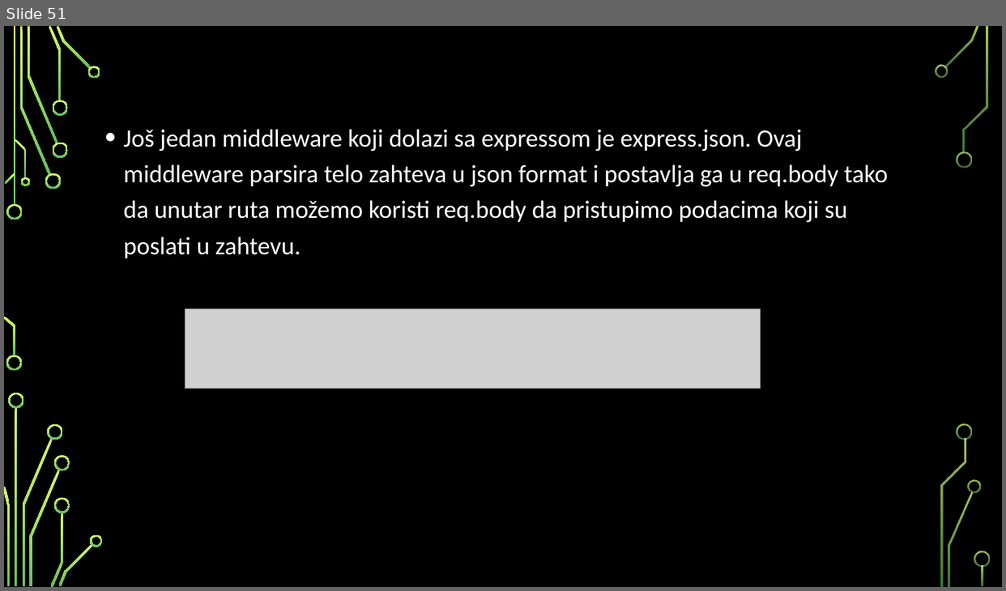
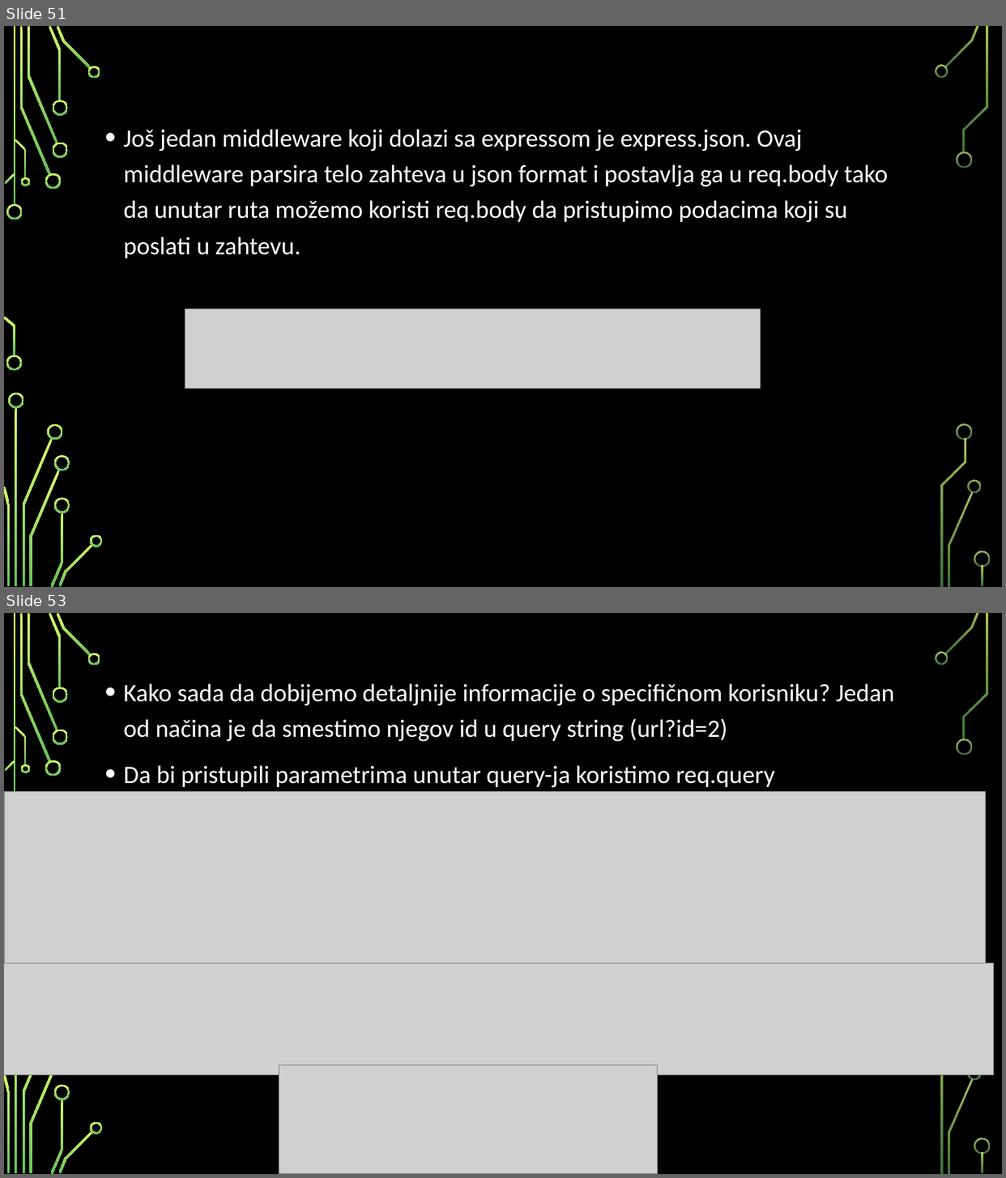
Before and after one commit to MihajloMilojevic/Sekcija, a slide deck: Nodejs/Node.js - prezentacija.pptx. Shown one above the other, each under a label of ours: slide 51 before the commit, slides 51 and 53 after it; the slides between them are not shown. The pictures are 1006x591 and 1006x1178 pixels, drawn with LibreOffice and Linux fonts; fonts in the diff are those of the drawing; grey boxes stand for pictures; background and template pictures are left out. Boxes give left, top, right and bottom in pixels: in the first picture for what was removed or moved away, otherwise in the second. Text is boxed around its words. In the diff, an @@ line names an element or a change of style, - is before the commit and + after.

```diff
--- a/Nodejs/Node.js - prezentacija.pptx
+++ b/Nodejs/Node.js - prezentacija.pptx
@@ slide 53 added at (4,613,1002,1174), background picture (left out); not listed: 31 template elements that a slide beside it also shows @@
@@ text added at (124,683,894,788), 24 pt, text #FFFFFF @@
+• Kako sada da dobijemo detaljnije informacije o specifičnom korisniku? Jedan od načina je da smestimo njegov id u query string (url?id=2)
+• Da bi pristupili parametrima unutar query-ja koristimo req.query
@@ picture added at (4,792,986,973) @@
@@ picture added at (4,964,994,1075) @@
@@ picture added at (279,1065,658,1174) @@
```
Also in this commit, not shown: 4 other slides added, 5 other files.
